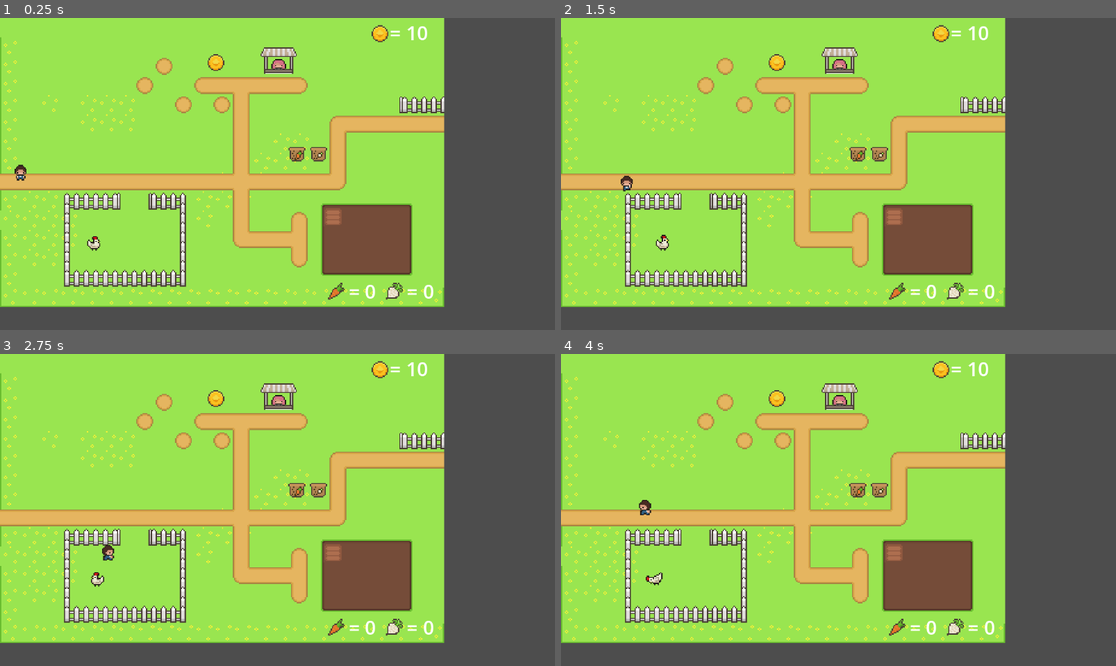
Above: before the commit, frames 1-4 (two rows, left to right).
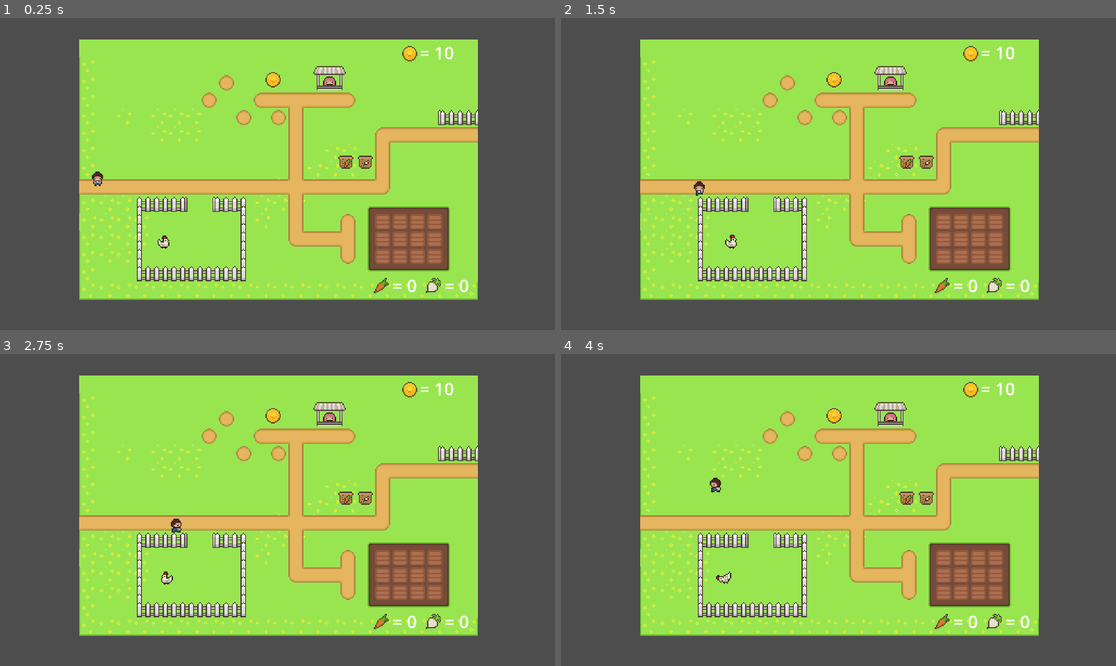
Above: after the commit, the same moments.

Repository: jasonpfa/farmGame
Game: Godot game, scene res://world.tscn
The game is run twice, just before and just after one commit, with the same random seed, the same clock (stepped at 60 frames per second) and the same inputs.
Inputs (mouse positions are in pixels of both pictures, inside the frame that each line leads up to):
- Up to frame 1 (0.25 s): no input
- Up to frame 2 (1.5 s): move the mouse to (894, 217) at 0.52 s; hold Right (ui_right) 0.53-1.28 s; click (894, 217) at 0.6 s; move the mouse to (877, 155) at 1.27 s; hold Down (ui_down) from 1.28 s (still down); click (877, 155) at 1.35 s
- Up to frame 3 (2.75 s): move the mouse to (294, 491) at 2.02 s; release Down (ui_down) at 2.03 s; hold Right (ui_right) from 2.03 s (still down); click (294, 491) at 2.1 s
- Up to frame 4 (4 s): move the mouse to (810, 572) at 2.77 s; release Right (ui_right) at 2.78 s; hold Up (ui_up) 2.78-3.53 s; click (810, 572) at 2.85 s; move the mouse to (1005, 556) at 3.52 s; hold Left (ui_left) from 3.53 s (still down); click (1005, 556) at 3.6 s

The runs differ from the first frame. In frame 1, 44% of the frame differs, in the area x 0-87%, y 0-93%; in frame 2, 44%; in frame 3, 44%; in frame 4, 44%.

Commit message:
Add Improvements
Add fence collisions and grow zone tile map

Diff:
--- a/project.godot
+++ b/project.godot
@@ -12,7 +12,7 @@
 
 config/name="Farm Game Pt 2"
 run/main_scene="res://world.tscn"
-config/features=PackedStringArray("4.1", "Forward Plus")
+config/features=PackedStringArray("4.2", "Forward Plus")
 config/icon="res://icon.svg"
 
 [autoload]
@@ -21,6 +21,8 @@
 
 [display]
 
+window/size/viewport_width=1920
+window/size/viewport_height=1080
 window/stretch/scale=2.5
 
 [input]
--- a/weather_control.tscn
+++ b/weather_control.tscn
@@ -4,12 +4,10 @@
 [ext_resource type="Texture2D" uid="uid://bq1l4nf5fjpyf" path="res://rain.png" id="2_3ykad"]
 
 [sub_resource type="ParticleProcessMaterial" id="ParticleProcessMaterial_i7b4b"]
+particle_flag_disable_z = true
 emission_shape = 3
 emission_box_extents = Vector3(300, 1, 1)
-particle_flag_disable_z = true
 gravity = Vector3(-50, 98, 0)
-orbit_velocity_min = 0.0
-orbit_velocity_max = 0.0
 
 [node name="weather_control" type="StaticBody2D"]
 script = ExtResource("1_me00i")
--- a/world.tscn
+++ b/world.tscn
@@ -96,6 +96,30 @@
 [sub_resource type="TileSet" id="TileSet_bg2c8"]
 sources/0 = SubResource("TileSetAtlasSource_agbrm")
 
+[sub_resource type="RectangleShape2D" id="RectangleShape2D_2i00l"]
+size = Vector2(47, 14)
+
+[sub_resource type="RectangleShape2D" id="RectangleShape2D_l4o32"]
+size = Vector2(5, 78)
+
+[sub_resource type="RectangleShape2D" id="RectangleShape2D_1hcht"]
+size = Vector2(101, 14)
+
+[sub_resource type="RectangleShape2D" id="RectangleShape2D_f7n6h"]
+size = Vector2(31, 14)
+
+[sub_resource type="RectangleShape2D" id="RectangleShape2D_rju4h"]
+size = Vector2(5, 78)
+
+[sub_resource type="RectangleShape2D" id="RectangleShape2D_ydh5p"]
+size = Vector2(0.770044, 2.47336)
+
+[sub_resource type="TileSetScenesCollectionSource" id="TileSetScenesCollectionSource_tho0y"]
+scenes/1/scene = ExtResource("3_x8uvn")
+
+[sub_resource type="TileSet" id="TileSet_i0q1w"]
+sources/1 = SubResource("TileSetScenesCollectionSource_tho0y")
+
 [sub_resource type="AtlasTexture" id="AtlasTexture_8eqj0"]
 atlas = ExtResource("1_naucf")
 region = Rect2(128, 32, 16, 16)
@@ -152,8 +176,47 @@
 format = 2
 layer_0/tile_data = PackedInt32Array(458750, 524288, 8, 458751, 524288, 8, 393216, 524288, 8, 393217, 524288, 8, 393218 …(1384 unchanged characters)…
 
-[node name="growingzone" parent="." instance=ExtResource("3_x8uvn")]
-position = Vector2(276, 165)
+[node name="StaticBody2D2" type="StaticBody2D" parent="foreground"]
+
+[node name="CollisionShape2D" type="CollisionShape2D" parent="foreground/StaticBody2D2"]
+position = Vector2(44.5, 120)
+shape = SubResource("RectangleShape2D_2i00l")
+
+[node name="StaticBody2D" type="StaticBody2D" parent="foreground"]
+
+[node name="CollisionShape2D" type="CollisionShape2D" parent="foreground/StaticBody2D"]
+position = Vector2(23.5, 152)
+shape = SubResource("RectangleShape2D_l4o32")
+
+[node name="StaticBody2D3" type="StaticBody2D" parent="foreground"]
+
+[node name="CollisionShape2D" type="CollisionShape2D" parent="foreground/StaticBody2D3"]
+position = Vector2(71.5, 184)
+shape = SubResource("RectangleShape2D_1hcht")
+
+[node name="StaticBody2D4" type="StaticBody2D" parent="foreground"]
+
+[node name="CollisionShape2D" type="CollisionShape2D" parent="foreground/StaticBody2D4"]
+position = Vector2(106.5, 120)
+shape = SubResource("RectangleShape2D_f7n6h")
+
+[node name="StaticBody2D5" type="StaticBody2D" parent="foreground"]
+
+[node name="CollisionShape2D" type="CollisionShape2D" parent="foreground/StaticBody2D5"]
+position = Vector2(119.5, 152)
+shape = SubResource("RectangleShape2D_rju4h")
+
+[node name="StaticBody2D6" type="StaticBody2D" parent="foreground"]
+
+[node name="CollisionShape2D" type="CollisionShape2D" parent="foreground/StaticBody2D6"]
+position = Vector2(317.5, 40)
+scale = Vector2(48.0492, -5.66033)
+shape = SubResource("RectangleShape2D_ydh5p")
+
+[node name="growingzoneTileMap" type="TileMap" parent="."]
+tile_set = SubResource("TileSet_i0q1w")
+format = 2
+layer_0/tile_data = PackedInt32Array(655377, 1, 65536, 655378, 1, 65536, 655379, 1, 65536, 655380, 1, 65536, 720916, 1, 65536, 720915, 1, 65536, 720914, 1, 65536, 720913, 1, 65536, 786449, 1, 65536, 786450, 1, 65536, 786451, 1, 65536, 786452, 1, 65536)
 
 [node name="onion_seedpack" parent="." instance=ExtResource("4_kp64x")]
 position = Vector2(264, 113)
@@ -185,23 +248,24 @@
 sprite_frames = SubResource("SpriteFrames_ikbuv")
 animation = &"onion"
 
-[node name="sellzone" parent="." instance=ExtResource("7_b7chg")]
-position = Vector2(179, 37)
-
 [node name="coinstext" type="RichTextLabel" parent="."]
-offset_left = 323.0
+offset_left = 314.0
 offset_top = 1.0
 offset_right = 363.0
 offset_bottom = 41.0
 text = "= 0"
+scroll_active = false
 
 [node name="coinsicon" type="AnimatedSprite2D" parent="."]
-position = Vector2(315, 13)
+position = Vector2(305, 13)
 sprite_frames = SubResource("SpriteFrames_ikbuv")
 animation = &"coins"
 
 [node name="shop" parent="." instance=ExtResource("8_0cbts")]
 position = Vector2(231, 39)
+
+[node name="sellzone" parent="." instance=ExtResource("7_b7chg")]
+position = Vector2(179, 37)
 
 [node name="chicken" parent="." instance=ExtResource("9_ofi0l")]
 position = Vector2(78, 186)
@@ -211,7 +275,13 @@
 position = Vector2(17, 128)
 
 [node name="weather_control" parent="." instance=ExtResource("10_yd44c")]
+visible = false
 
 [node name="day_and_night" parent="." instance=ExtResource("11_404xm")]
 visible = false
 position = Vector2(-392, -245)
+
+[node name="Camera2D" type="Camera2D" parent="."]
+position = Vector2(183, 124)
+scale = Vector2(0.775886, 1.90463)
+zoom = Vector2(1.5, 1.5)
Not shown: 1 places in world.tscn that only renumber resources
